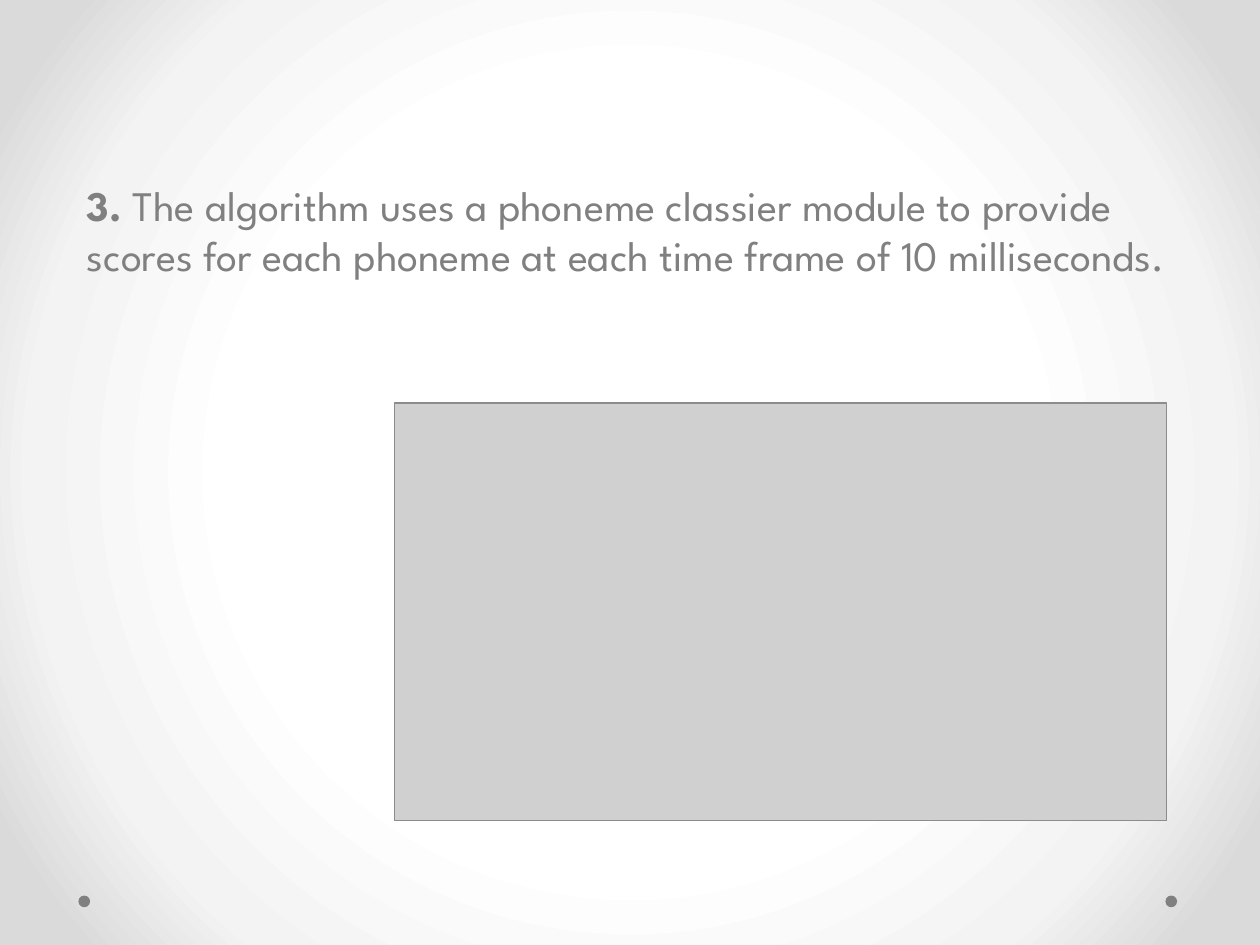
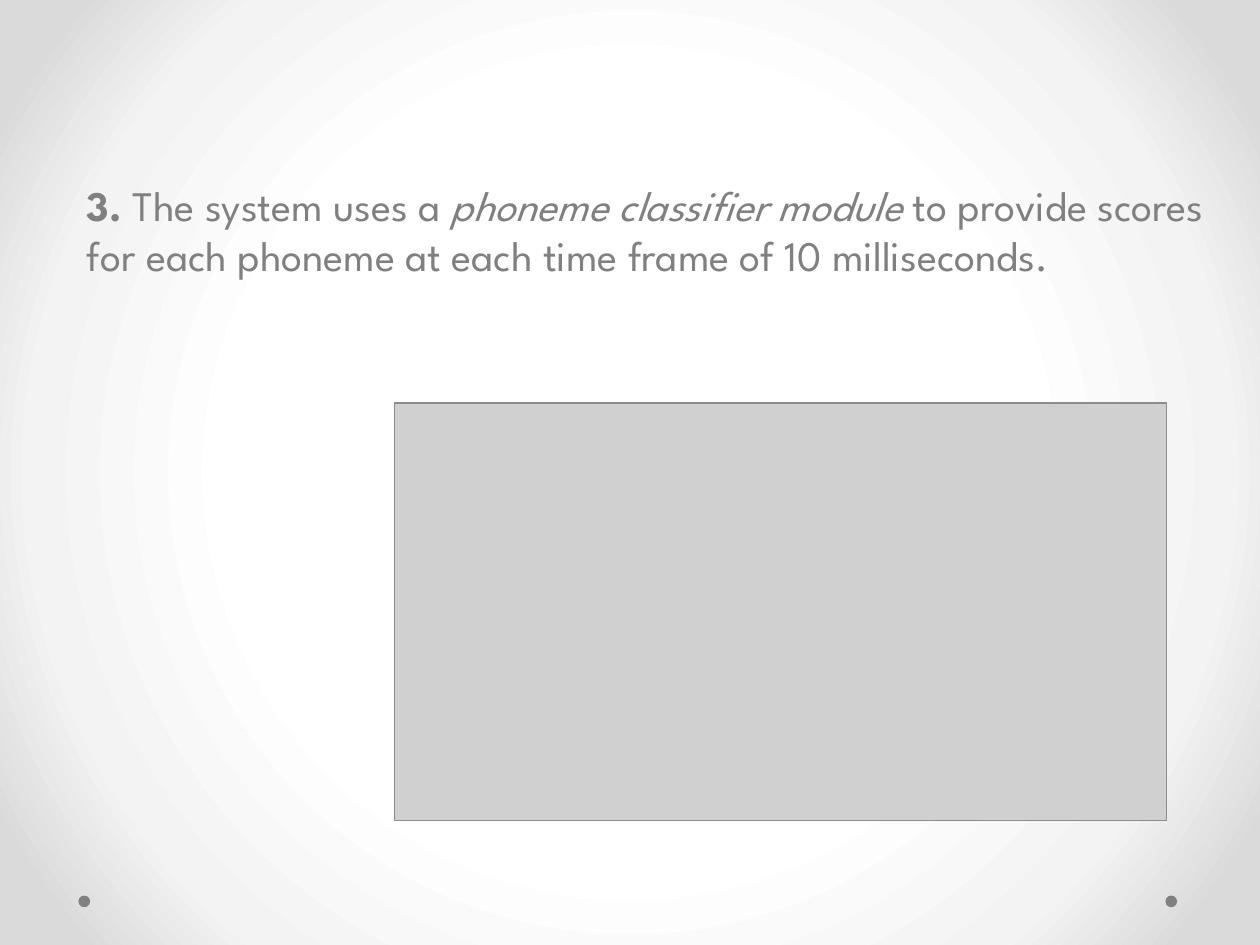
Before and after one commit to nitzanz2/pronunciation-feedback, a slide deck: slide 11 of Pronanciation-feedback - Slideshow.pptx. Drawn at 1260x945 pixels with LibreOffice and Linux fonts; fonts in the diff are those of the drawing; grey boxes stand for pictures. Boxes give left, top, right and bottom in pixels: in the first picture for what was removed or moved away, otherwise in the second. Text is boxed around its words. In the diff, an @@ line names an element or a change of style, - is before the commit and + after.

```diff
--- a/Pronanciation-feedback - Slideshow.pptx
+++ b/Pronanciation-feedback - Slideshow.pptx
@@ text at (87, 191, 1204, 280): text changed @@
-3. The algorithm uses a phoneme classier module to provide scores for each phoneme at each time frame of 10 milliseconds.
+3. The system uses a phoneme classifier module to provide scores for each phoneme at each time frame of 10 milliseconds.
```
Also in this commit, not shown: 13 other slides changed, 4 slides added, 1 other file.
